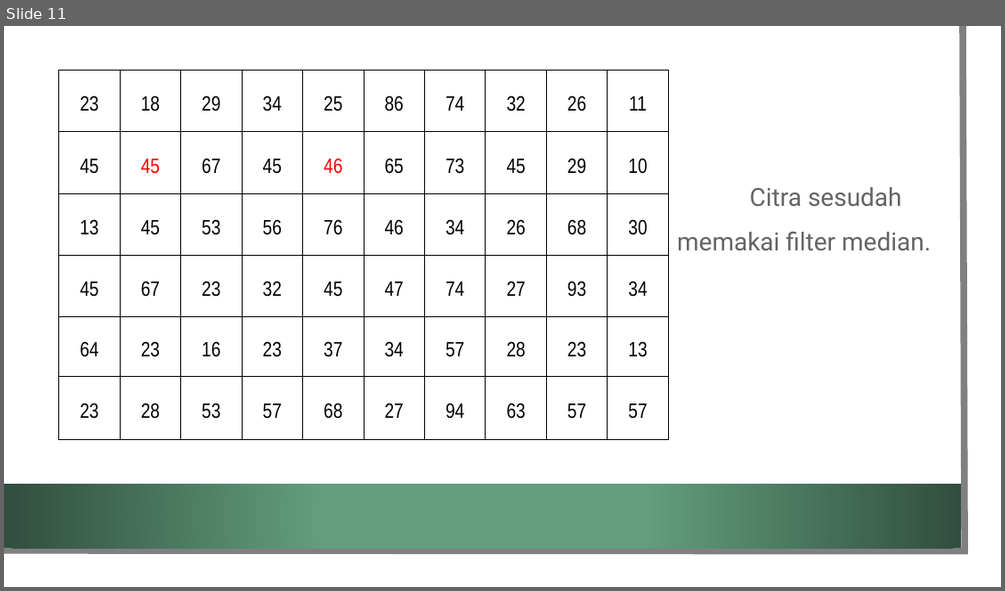
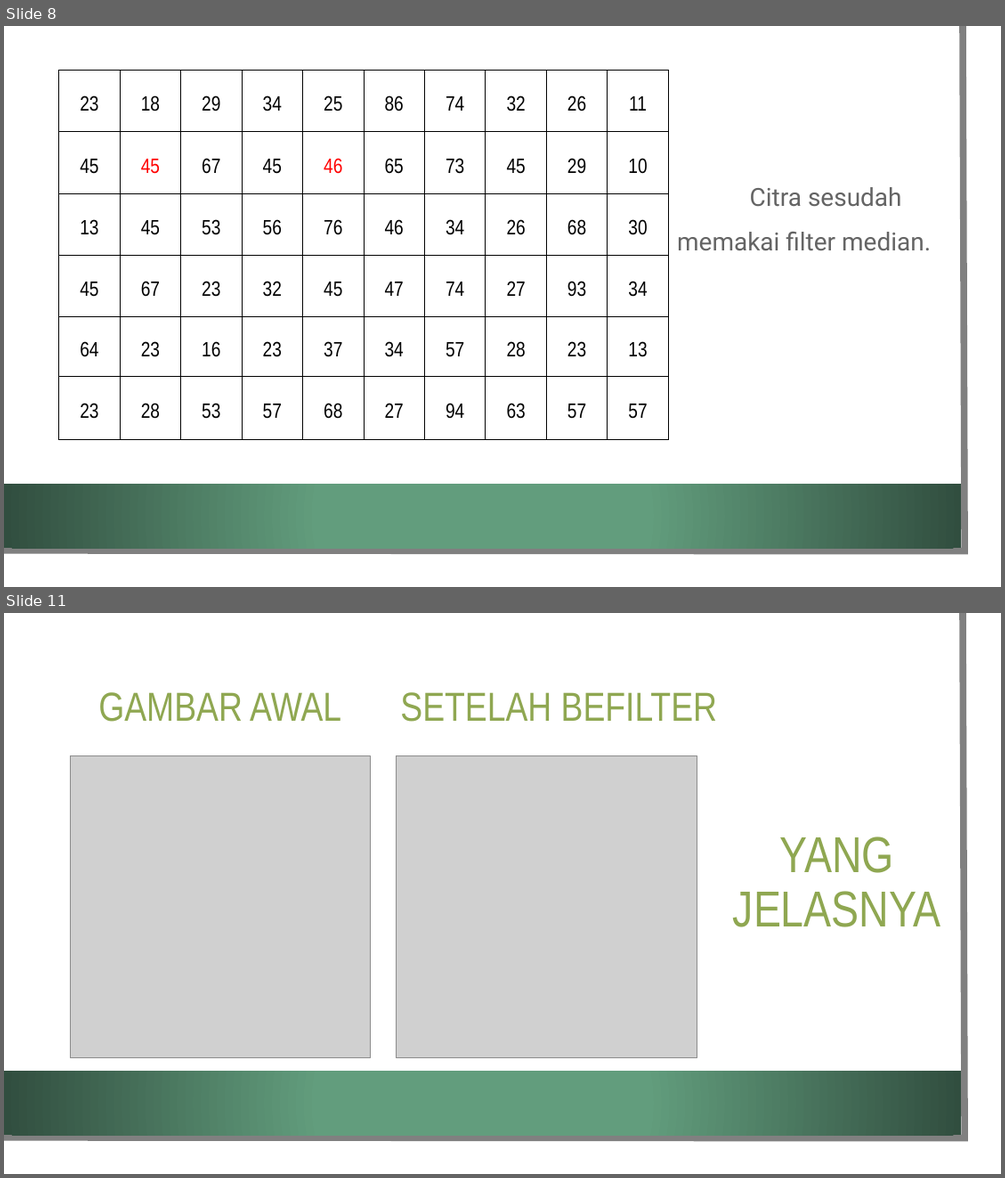
Before and after one commit to putritta06/my_repository, a slide deck: PEMROSESAN_CITRA_DIGITAL/KEL 7_MEDIAN FILTER IMAGE PROCESSING.pptx. Shown one above the other, each under a label of ours: slide 11 before the commit, slides 8 and 11 after it; the slides between them are not shown. The pictures are 1005x591 and 1005x1178 pixels, drawn with LibreOffice and Linux fonts; fonts in the diff are those of the drawing; grey boxes stand for pictures; background and template pictures are left out. Boxes give left, top, right and bottom in pixels: in the first picture for what was removed or moved away, otherwise in the second. Text is boxed around its words. In the diff, an @@ line names an element or a change of style, - is before the commit and + after.

```diff
--- a/PEMROSESAN_CITRA_DIGITAL/KEL 7_MEDIAN FILTER IMAGE PROCESSING.pptx
+++ b/PEMROSESAN_CITRA_DIGITAL/KEL 7_MEDIAN FILTER IMAGE PROCESSING.pptx
@@ slide 11 added at <box>4,613,1001,1174</box>, background picture (left out); not listed: 3 template elements that a slide beside it also shows @@
@@ text added at <box>98,692,341,722</box>, 39 pt, text #8FA751 @@
+GAMBAR AWAL
@@ text added at <box>400,692,717,722</box>, 39 pt, text #8FA751 @@
+SETELAH BEFILTER
@@ picture added at <box>71,755,371,1058</box> @@
@@ picture added at <box>396,755,697,1058</box> @@
@@ title added at <box>733,836,941,927</box>, 48.6 pt, text #8FA751 @@
+YANG JELASNYA
@@ what was slide 11 is now slide 8 @@
```
Also in this commit, not shown: 3 other slides added, 3 slides removed, 8 other files.
